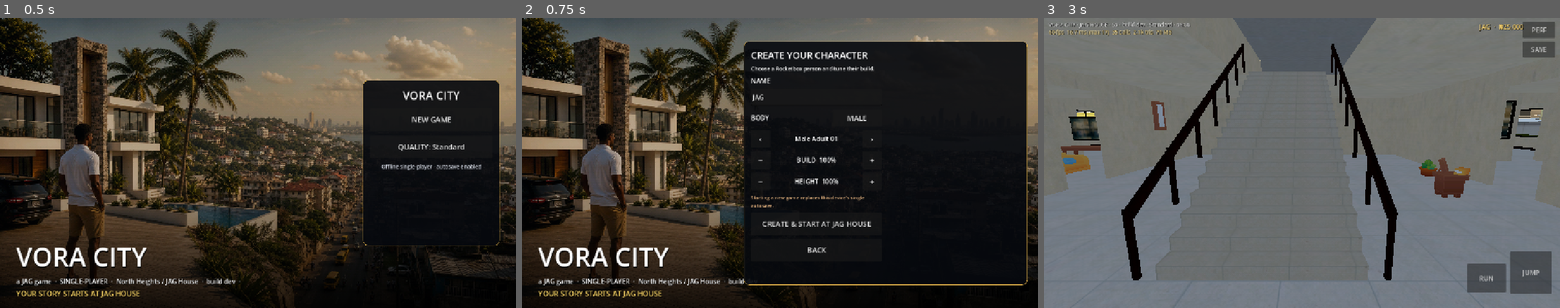
Above: before the commit, frames 1-3 (left to right).
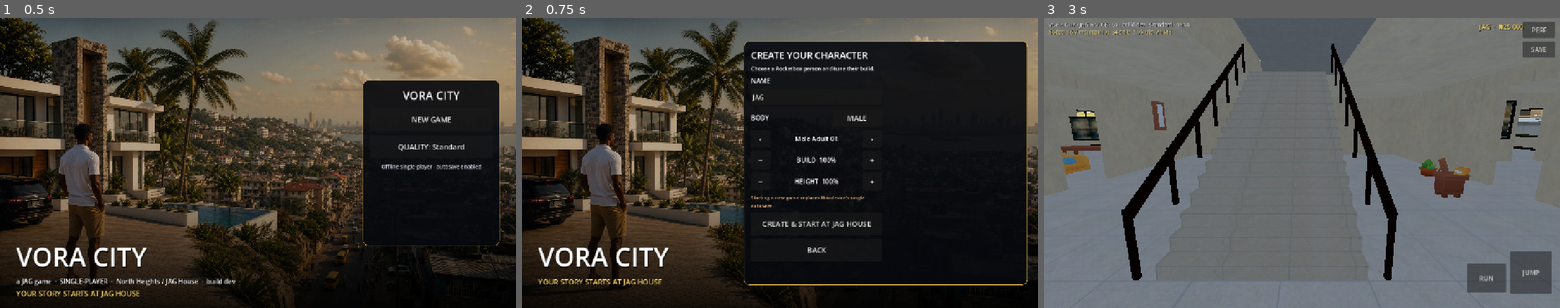
Above: after the commit, the same moments.

Repository: macaulay-spec/Arena-v-world
Game: Godot game, scene res://scenes/main.tscn
Two runs of this game, one before a commit and one after it. Both use one fixed random seed, a clock stepped at 60 frames per second and the inputs below.
Inputs:
- Up to frame 1 (0.5 s): no input
- Up to frame 2 (0.75 s): click "NEW GAME" at 0.5 s
- Up to frame 3 (3 s): click "BACK" at 1.25 s; click "NEW GAME" at 2 s; click "CREATE & START AT JAG HOUSE" at 2.75 s

Frame 1 is identical in both runs. In frame 2, 0.9% of the frame differs, in the area x 3-43%, y 89-97%; in frame 3, less than 0.1%.

Commit message:
Fix creator preview camera framing
Co-authored-by: arena-agent <297053741+arena-agent@users.noreply.github.com>

Diff:
--- a/godot/scripts/main.gd
+++ b/godot/scripts/main.gd
@@ -5,6 +5,7 @@
 var world: World
 var hud: HUD
 var status: Label
+var build_meta: Label
 var menu_panel: PanelContainer
 var creator_panel: PanelContainer
 var name_input: LineEdit
@@ -128,11 +129,11 @@
 	logo.add_theme_color_override("font_shadow_color", Color(0, 0, 0, 0.85))
 	logo.add_theme_constant_override("shadow_offset_y", 3)
 	brand.add_child(logo)
-	var sub := Label.new()
-	sub.text = "a JAG game  ·  SINGLE-PLAYER  ·  North Heights / JAG House  ·  build %s  ·  %s" % [str(Game.build.get("commit", "dev")).substr(0, 7), str(Game.build.get("date", ""))]
-	sub.add_theme_font_size_override("font_size", 16)
-	sub.add_theme_color_override("font_shadow_color", Color(0, 0, 0, 0.9))
-	brand.add_child(sub)
+	build_meta = Label.new()
+	build_meta.text = "a JAG game  ·  SINGLE-PLAYER  ·  North Heights / JAG House  ·  build %s  ·  %s" % [str(Game.build.get("commit", "dev")).substr(0, 7), str(Game.build.get("date", ""))]
+	build_meta.add_theme_font_size_override("font_size", 16)
+	build_meta.add_theme_color_override("font_shadow_color", Color(0, 0, 0, 0.9))
+	brand.add_child(build_meta)
 	status = Label.new()
 	status.text = "YOUR STORY STARTS AT JAG HOUSE"
 	status.add_theme_font_size_override("font_size", 18)
@@ -332,7 +333,7 @@
 	var stage := Node3D.new()
 	preview_viewport.add_child(stage)
 	var camera := Camera3D.new()
-	camera.position = Vector3(0, 1.0, 3.8)
+	camera.position = Vector3(0, 1.0, -3.8)
 	camera.current = true
 	camera.fov = 34.0
 	stage.add_child(camera)
@@ -354,6 +355,7 @@
 	_screen = "creator"
 	menu_panel.visible = false
 	creator_panel.visible = true
+	build_meta.visible = false
 	preview_viewport.render_target_update_mode = SubViewport.UPDATE_ALWAYS
 	_build_value = 1.0
 	_height_value = 1.0
@@ -364,6 +366,7 @@
 	_screen = "title"
 	creator_panel.visible = false
 	preview_viewport.render_target_update_mode = SubViewport.UPDATE_DISABLED
+	build_meta.visible = true
 	menu_panel.visible = true
 
 
